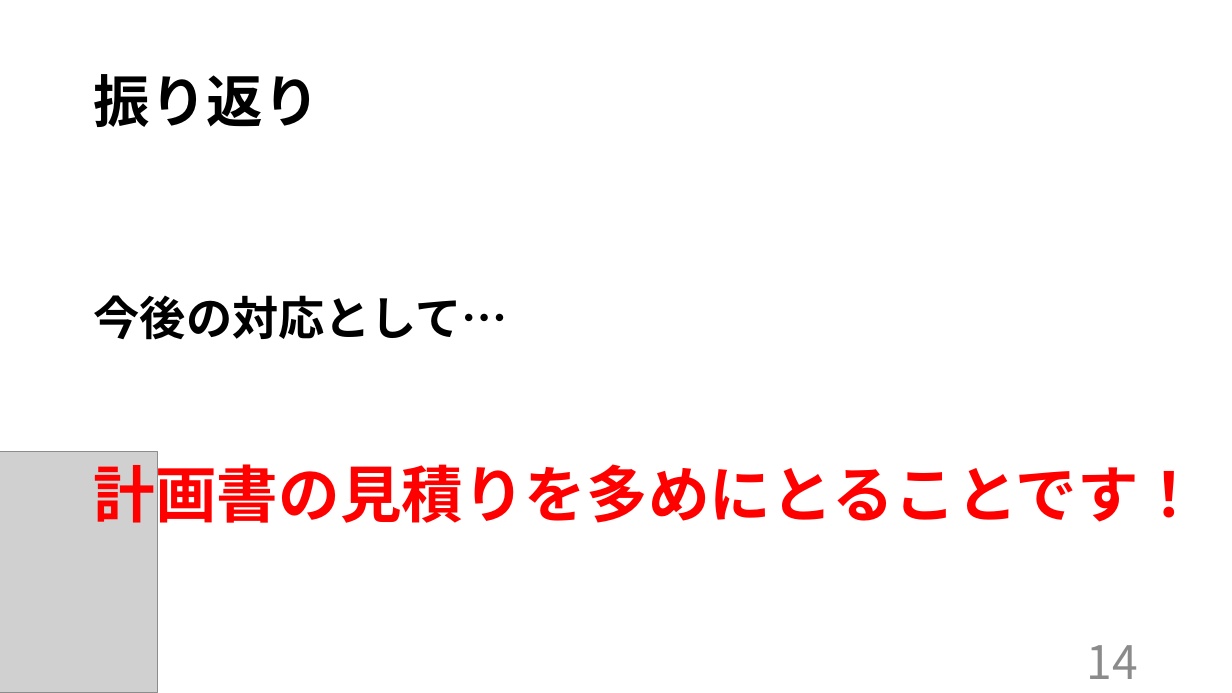
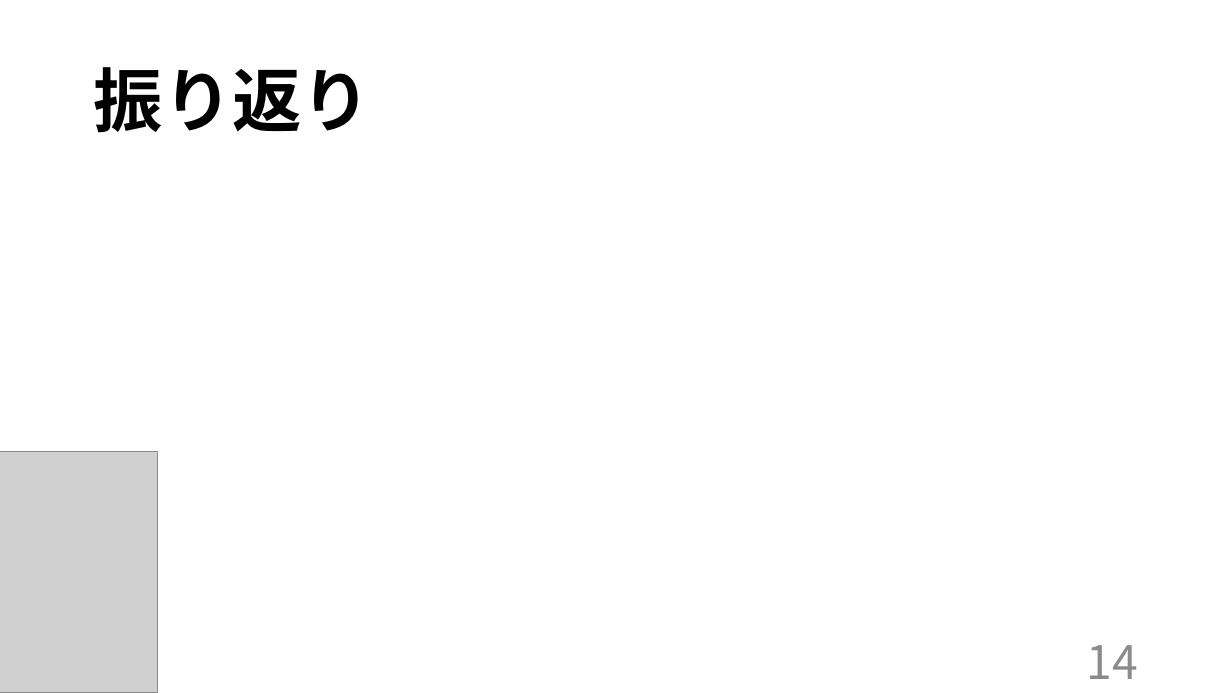
Before and after one commit to kazukiyoshida96/PM-, a slide deck: slide 19 of 最終.pptx. Drawn at 1232x693 pixels with LibreOffice and Linux fonts; fonts in the diff are those of the drawing; grey boxes stand for pictures. Boxes give left, top, right and bottom in pixels: in the first picture for what was removed or moved away, otherwise in the second. Text is boxed around its words. In the diff, an @@ line names an element or a change of style, - is before the commit and + after.

```diff
--- a/最終.pptx
+++ b/最終.pptx
@@ title "振り返り" at (94,67,371,133): size 44 to 54 pt @@
@@ text removed at (94,295,1201,533) @@
-今後の対応として…
-計画書の見積りを多めにとることです！
```
Also in this commit, not shown: 16 other slides changed, 4 other files.
